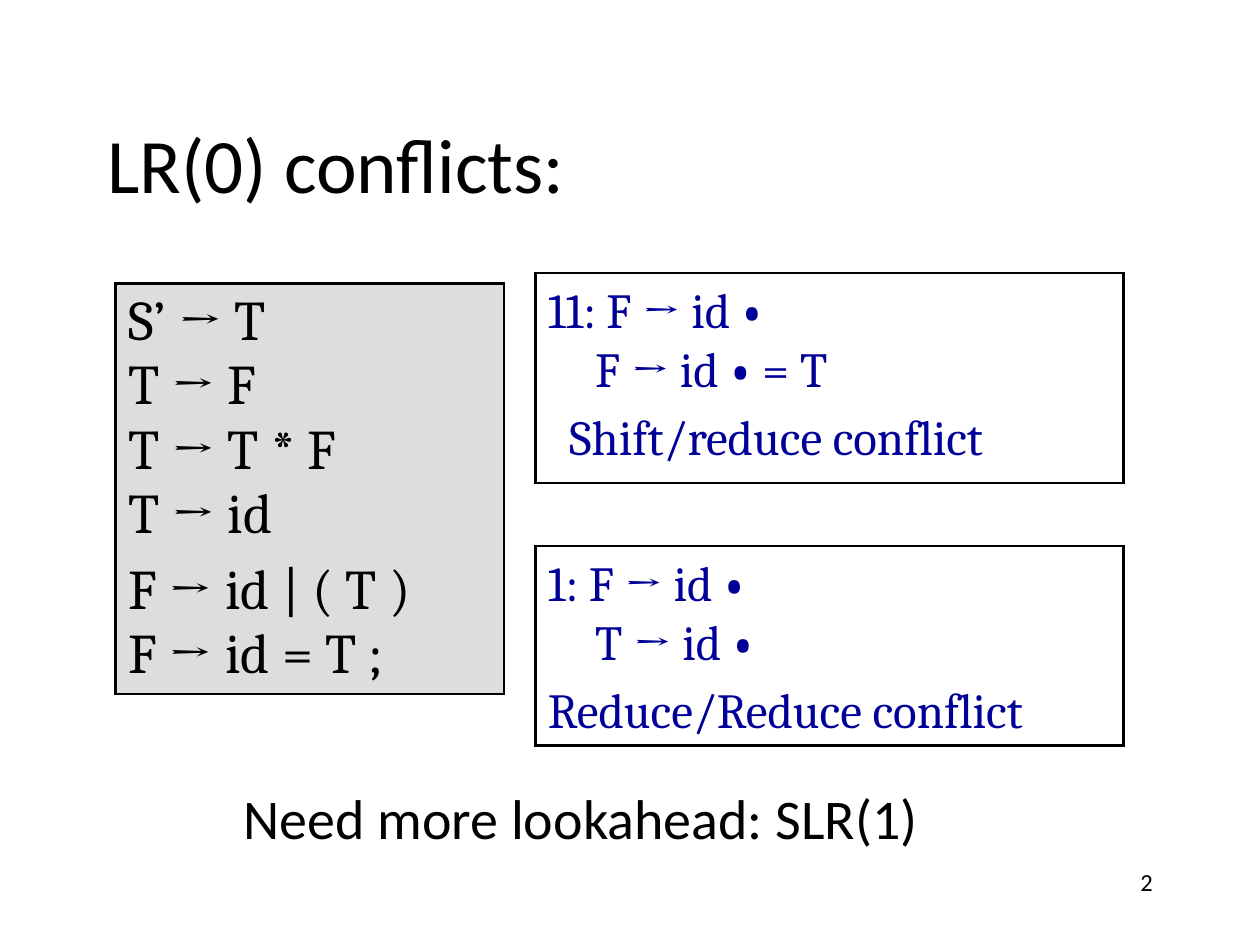
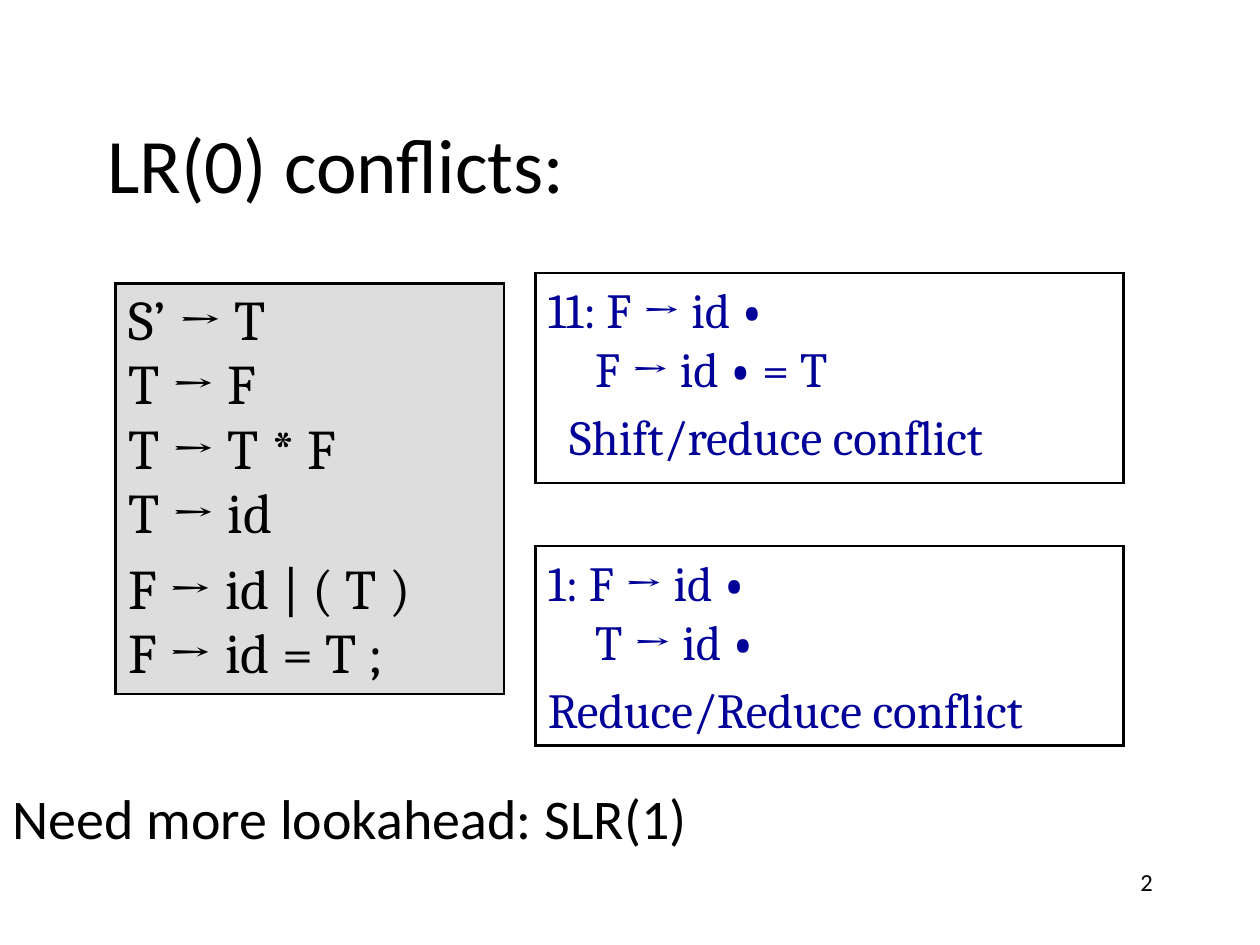
Before and after one commit to anoopsarkar/compilers-class, a slide deck: slide 2 of assets/ppt/parsing/lr3-slr_1-parsing.pptx. Drawn at 1260x945 pixels with LibreOffice and Linux fonts; fonts in the diff are those of the drawing. Boxes give left, top, right and bottom in pixels: in the first picture for what was removed or moved away, otherwise in the second. Text is boxed around its words. In the diff, an @@ line names an element or a change of style, - is before the commit and + after.

```diff
--- a/assets/ppt/parsing/lr3-slr_1-parsing.pptx
+++ b/assets/ppt/parsing/lr3-slr_1-parsing.pptx
@@ text "Need more lookahead: SLR(1)": place and size @@
-text "Need more lookahead: SLR(1)" at bbox=[244, 798, 917, 847]
+text "Need more lookahead: SLR(1)" at bbox=[13, 798, 686, 847]
```
Also in this commit, not shown: 17 other slides changed, 4 other files.
